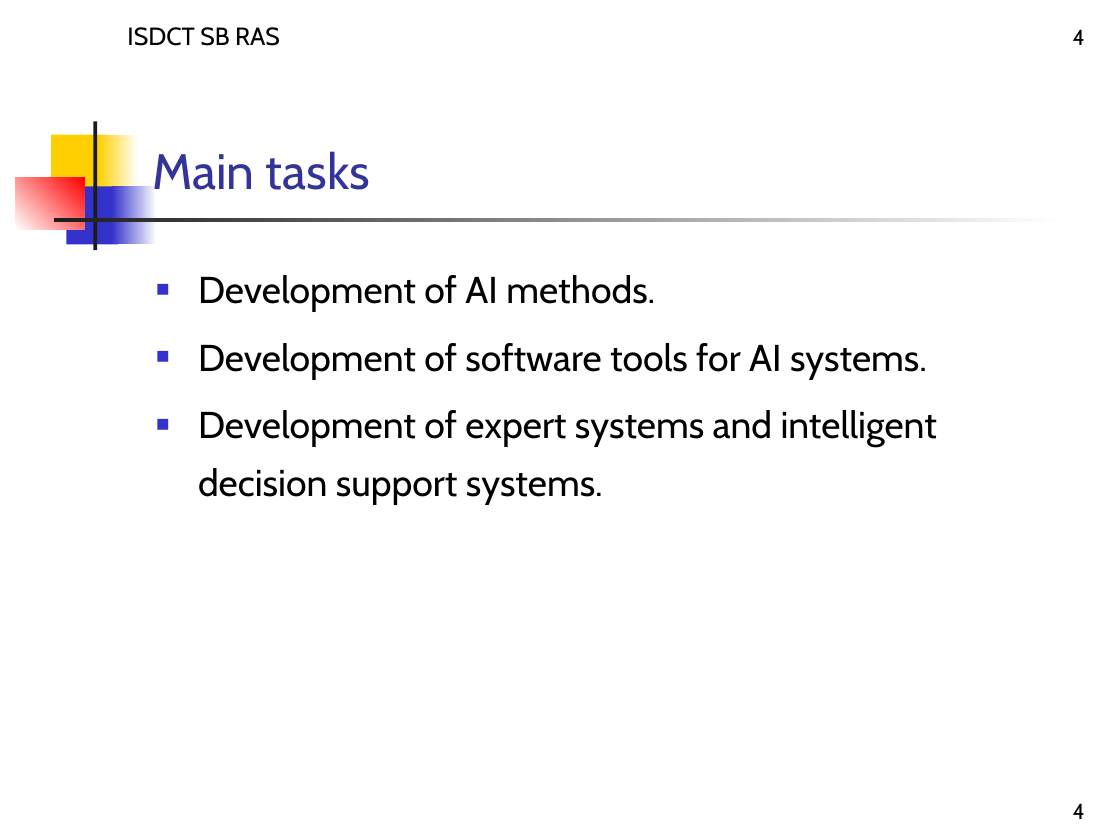
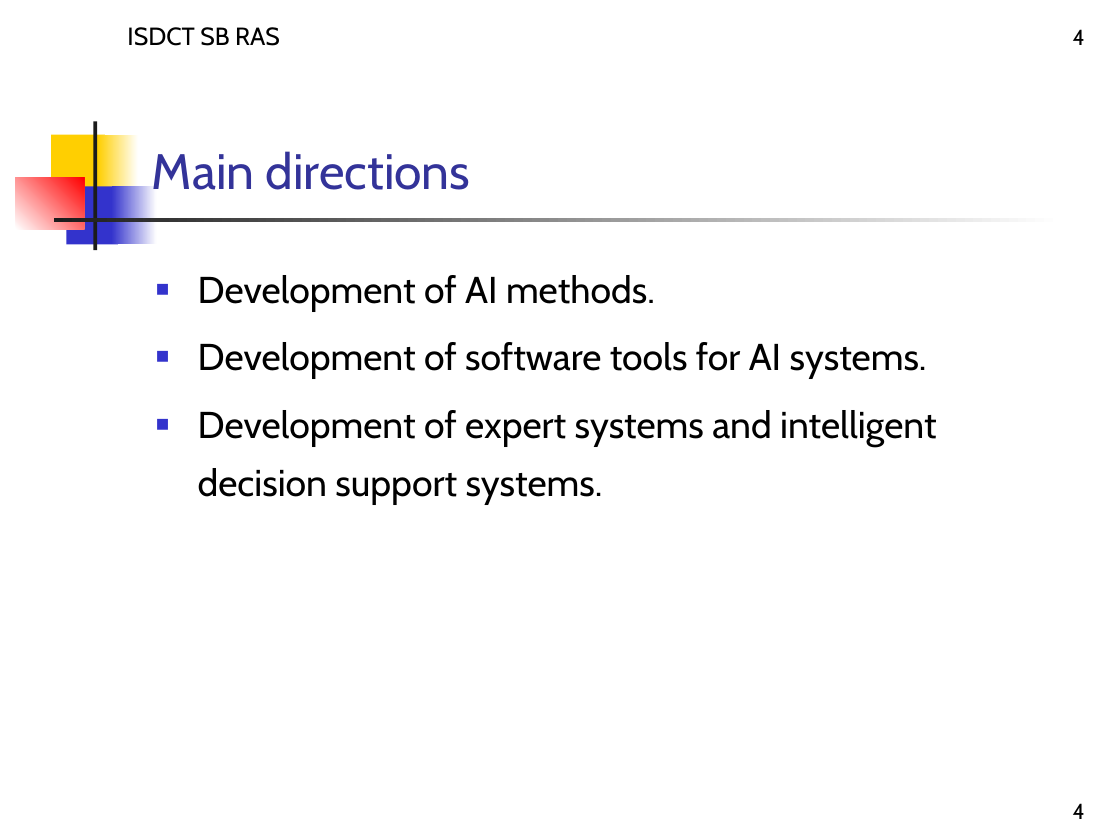
Before and after one commit to eugeneai/pres, a slide deck: slide 4 of china-travel/matter/Yurin - lab.4.2.ppt. Drawn at 1120x840 pixels with LibreOffice and Linux fonts; fonts in the diff are those of the drawing. Boxes give left, top, right and bottom in pixels: in the first picture for what was removed or moved away, otherwise in the second. Text is boxed around its words. In the diff, an @@ line names an element or a change of style, - is before the commit and + after.

```diff
--- a/china-travel/matter/Yurin - lab.4.2.ppt
+++ b/china-travel/matter/Yurin - lab.4.2.ppt
@@ text at box(152, 151, 471, 190): text changed @@
-Main tasks
+Main directions
@@ text "Development of AI methods." at box(198, 275, 936, 505): indent changed @@
```
Also in this commit, not shown: 9 other slides changed, 5 other files.
